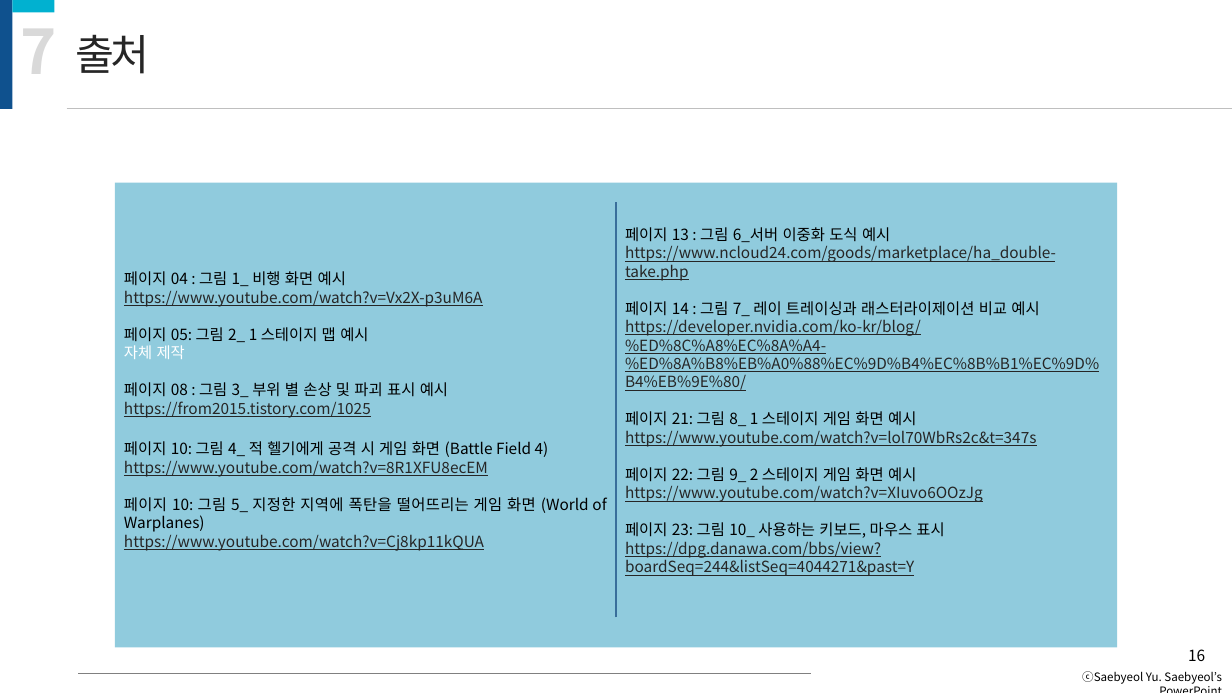
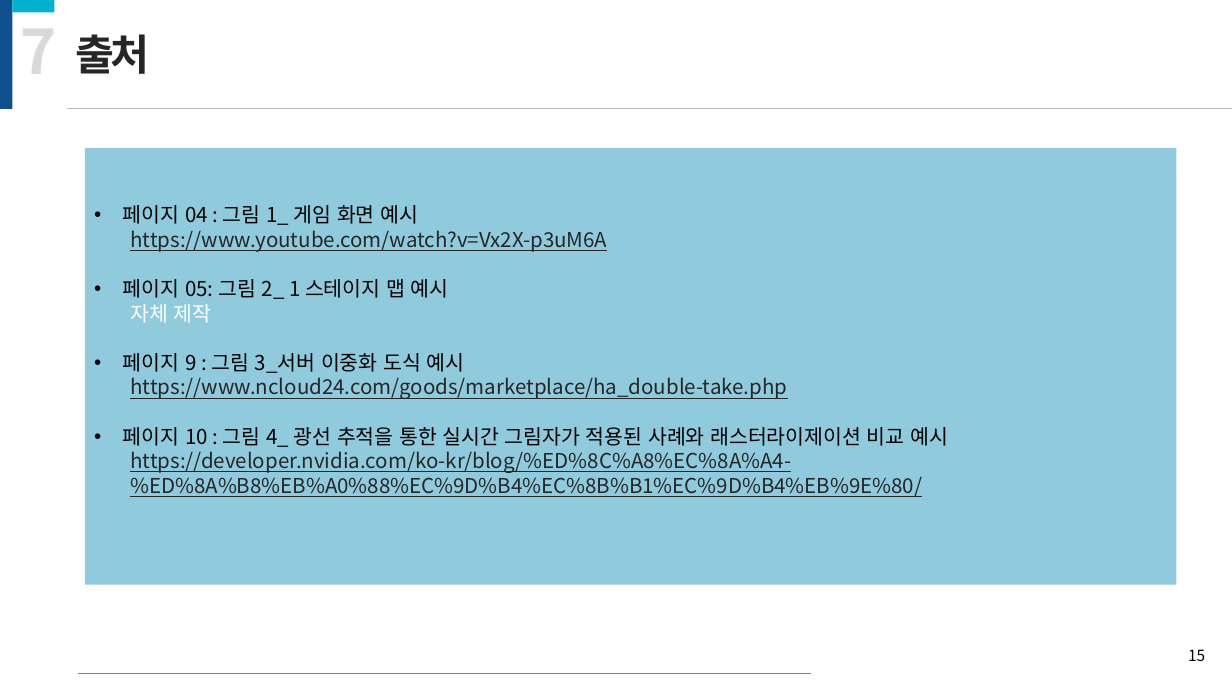
Before and after one commit to kiption/XD, a slide deck: slide 15 of 졸작_기획/[수정][제안서] Revenger_김승환_허재성_이세철.pptx (slide 16 before the commit). Drawn at 1232x693 pixels with LibreOffice and Linux fonts; fonts in the diff are those of the drawing. Boxes give left, top, right and bottom in pixels: in the first picture for what was removed or moved away, otherwise in the second. Text is boxed around its words. In the diff, an @@ line names an element or a change of style, - is before the commit and + after.

```diff
--- a/졸작_기획/[수정][제안서] Revenger_김승환_허재성_이세철.pptx
+++ b/졸작_기획/[수정][제안서] Revenger_김승환_허재성_이세철.pptx
@@ text "출처" at <box>76,34,150,74</box>: bold on @@
@@ rectangle "페이지 04 : 그림 1_ ...": place and size @@
-rectangle "페이지 04 : 그림 1_ ..." at <box>115,183,1117,648</box>
+rectangle "페이지 04 : 그림 1_ ..." at <box>85,148,1177,584</box>
@@ text in rectangle at <box>123,205,948,497</box>: text added @@
+• 페이지 04 : 그림 1_ 게임 화면 예시
+https://www.youtube.com/watch?v=Vx2X-p3uM6A
+• 페이지 05: 그림 2_ 1 스테이지 맵 예시
+자체 제작
+• 페이지 9 : 그림 3_서버 이중화 도식 예시
+https://www.ncloud24.com/goods/marketplace/ha_double-take.php
+• 페이지 10 : 그림 4_ 광선 추적을 통한 실시간 그림자가 적용된 사례와 래스터라이제이션 비교 예시
+https://developer.nvidia.com/ko-kr/blog/%ED%8C%A8%EC%8A%A4-%ED%8A%B8%EB%A0%88%EC%9D%B4%EC%8B%B1%EC%9D%B4%EB%9E%80/
@@ line removed from (616, 617) to (616, 202) @@
@@ text removed at <box>625,227,1099,576</box> @@
-페이지 13 : 그림 6_서버 이중화 도식 예시
-https://www.ncloud24.com/goods/marketplace/ha_double-take.php
-페이지 14 : 그림 7_ 레이 트레이싱과 래스터라이제이션 비교 예시
-https://developer.nvidia.com/ko-kr/blog/%ED%8C%A8%EC%8A%A4-%ED%8A%B8%EB%A0%88%EC%9D%B4%EC%8B%B1%EC%9D%B4%EB%9E%80/
-페이지 21: 그림 8_ 1 스테이지 게임 화면 예시
-https://www.youtube.com/watch?v=lol70WbRs2c&t=347s
-페이지 22: 그림 9_ 2 스테이지 게임 화면 예시
-https://www.youtube.com/watch?v=XIuvo6OOzJg
-페이지 23: 그림 10_ 사용하는 키보드, 마우스 표시
-https://dpg.danawa.com/bbs/view?boardSeq=244&listSeq=4044271&past=Y
@@ text removed at <box>124,271,606,551</box> @@
-페이지 04 : 그림 1_ 비행 화면 예시
-https://www.youtube.com/watch?v=Vx2X-p3uM6A
-페이지 05: 그림 2_ 1 스테이지 맵 예시
-자체 제작
-페이지 08 : 그림 3_ 부위 별 손상 및 파괴 표시 예시
-https://from2015.tistory.com/1025
-페이지 10: 그림 4_ 적 헬기에게 공격 시 게임 화면 (Battle Field 4)
-https://www.youtube.com/watch?v=8R1XFU8ecEM
-페이지 10: 그림 5_ 지정한 지역에 폭탄을 떨어뜨리는 게임 화면 (World of Warplanes)
-https://www.youtube.com/watch?v=Cj8kp11kQUA
@@ page number at <box>1188,649,1205,661</box>: text changed @@
-16
+15
@@ text removed at <box>1082,671,1221,684</box> @@
-ⓒSaebyeol Yu. Saebyeol’s PowerPoint
```
Also in this commit, not shown: 14 other slides changed, 1 slide removed.
